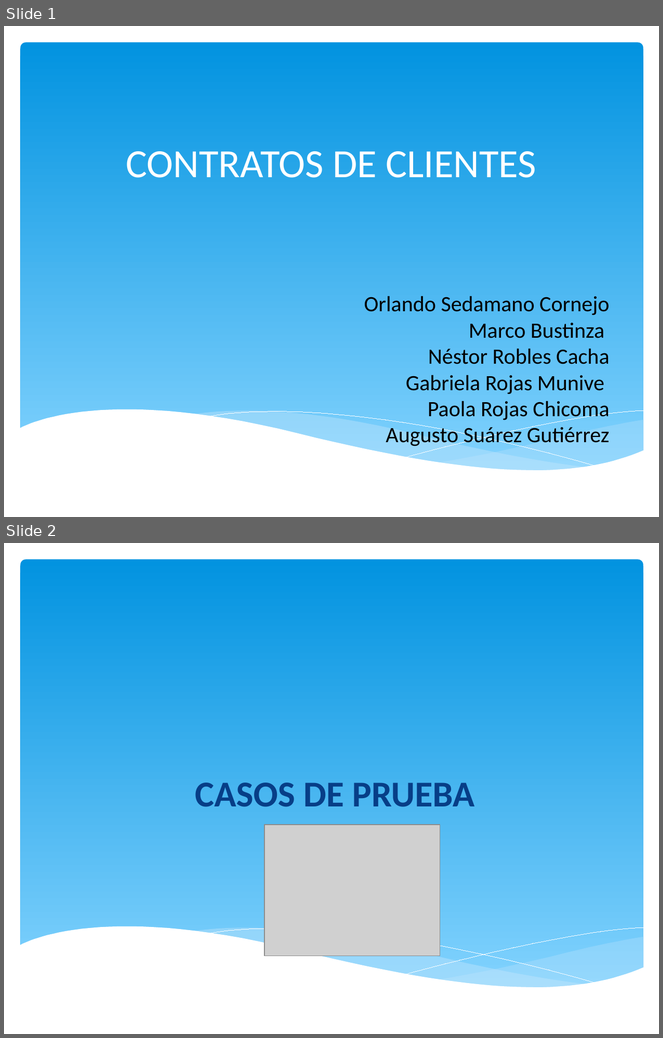
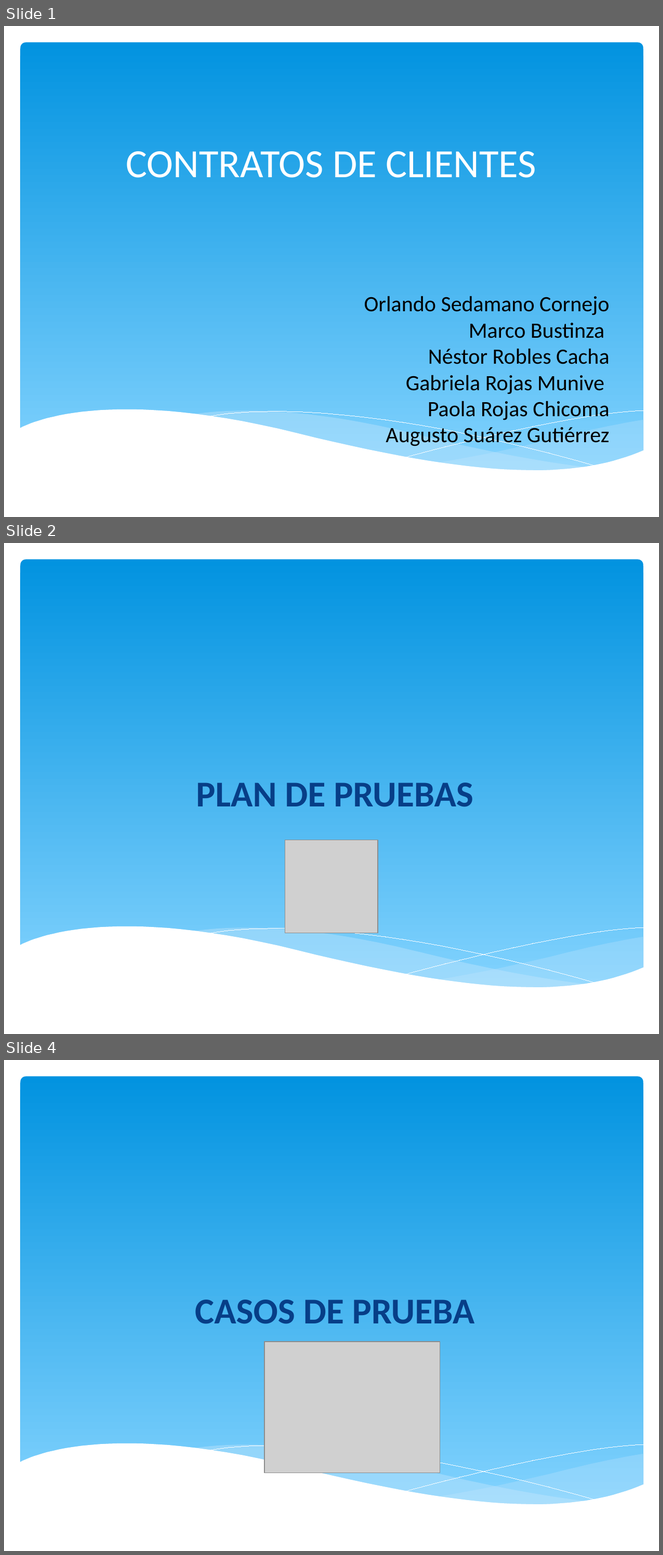
Before and after one commit to orlysemperfi/tp3-contratos-clientes, a slide deck: ITERACION 5/SUB ITERACION 5/PPT TP3 PRES05.pptx. Shown one above the other, each under a label of ours: slides 1 and 2 before the commit, slides 1, 2 and 4 after it; the slides between them are not shown. The pictures are 663x1038 and 663x1555 pixels, drawn with LibreOffice and Linux fonts; fonts in the diff are those of the drawing; grey boxes stand for pictures. Boxes give left, top, right and bottom in pixels: in the first picture for what was removed or moved away, otherwise in the second. Text is boxed around its words. In the diff, an @@ line names an element or a change of style, - is before the commit and + after.

```diff
--- a/ITERACION 5/SUB ITERACION 5/PPT TP3 PRES05.pptx
+++ b/ITERACION 5/SUB ITERACION 5/PPT TP3 PRES05.pptx
@@ slide 2 added at (4, 543, 659, 1034), background #FFFFFF; not listed: 6 template elements that a slide beside it also shows @@
@@ title added at (196, 783, 474, 807), 40 pt, text #073E87, bold @@
+PLAN DE PRUEBAS
@@ picture added at (285, 840, 378, 934) @@
@@ what was slide 2 is now slide 4 @@
```
Also in this commit, not shown: 1 slide changed, 1 other slide added.
